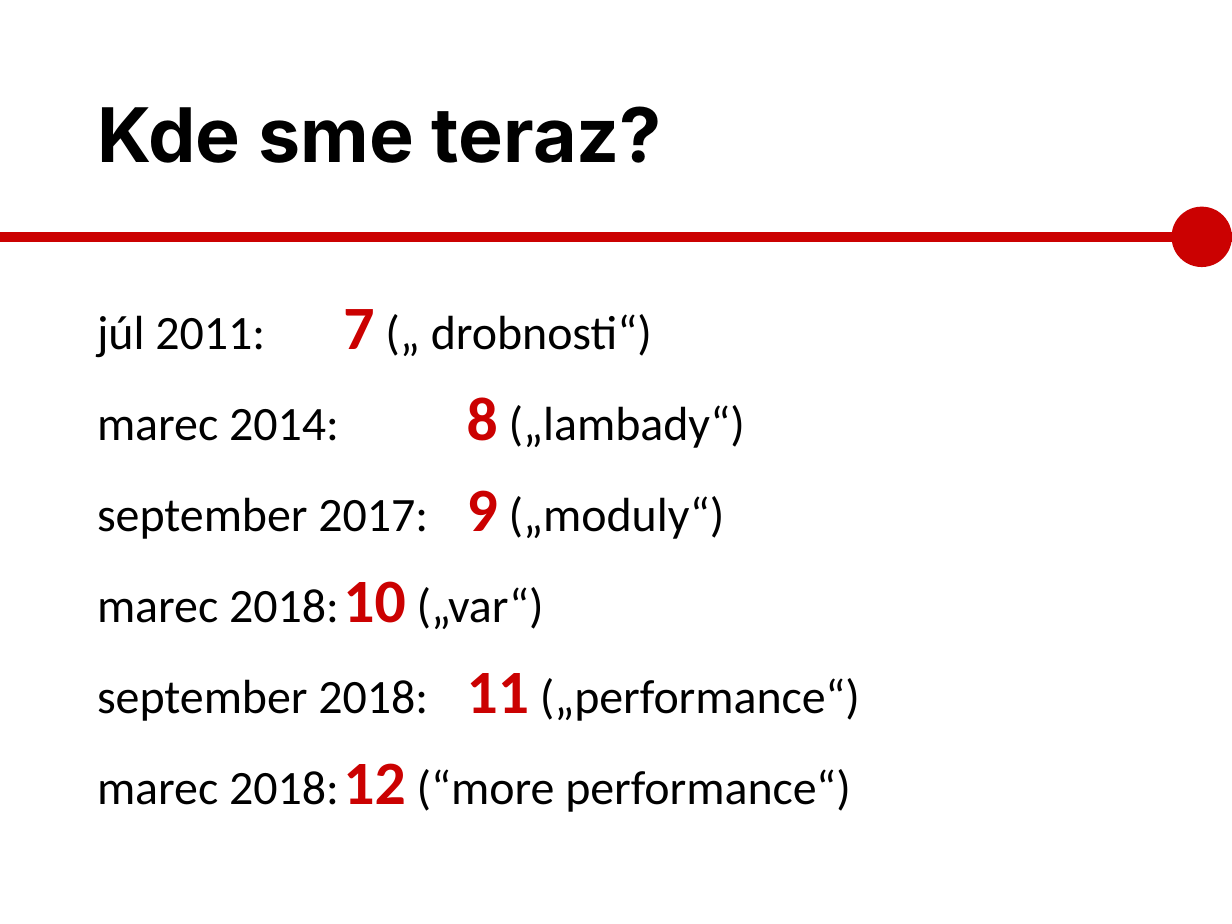
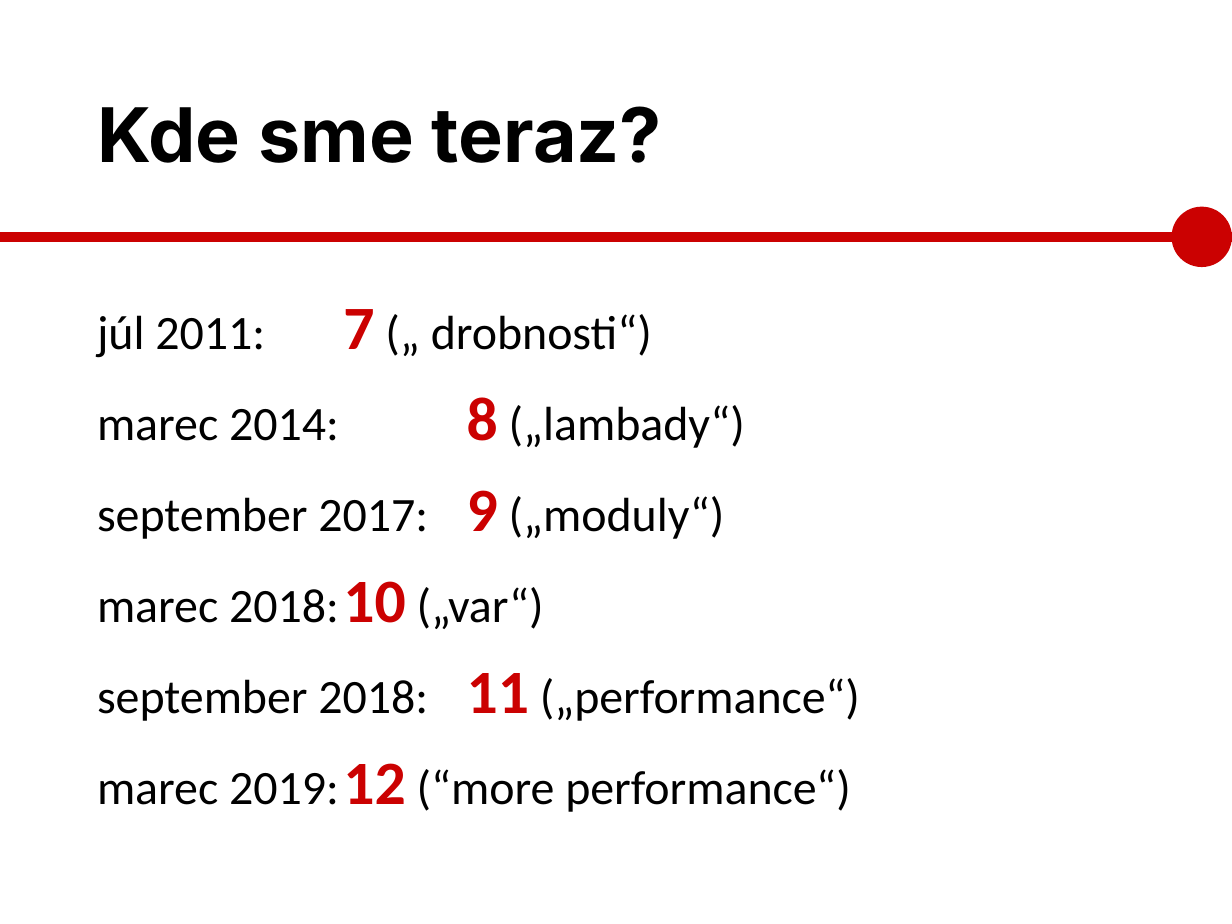
Before and after one commit to novotnyr/novotnyr.github.io, a slide deck: slide 3 of slides/o-pat-minut-java-12/o-pat-minut-java-12.pptx. Drawn at 1232x924 pixels with LibreOffice and Linux fonts; fonts in the diff are those of the drawing. Boxes give left, top, right and bottom in pixels: in the first picture for what was removed or moved away, otherwise in the second. Text is boxed around its words. In the diff, an @@ line names an element or a change of style, - is before the commit and + after.

```diff
--- a/slides/o-pat-minut-java-12/o-pat-minut-java-12.pptx
+++ b/slides/o-pat-minut-java-12/o-pat-minut-java-12.pptx
@@ text at bbox=[97, 763, 851, 812]: text changed @@
-marec 2018: 12 (“more performance“)
+marec 2019: 12 (“more performance“)
```
Also in this commit, not shown: 1 other slide changed, 2 other files.
